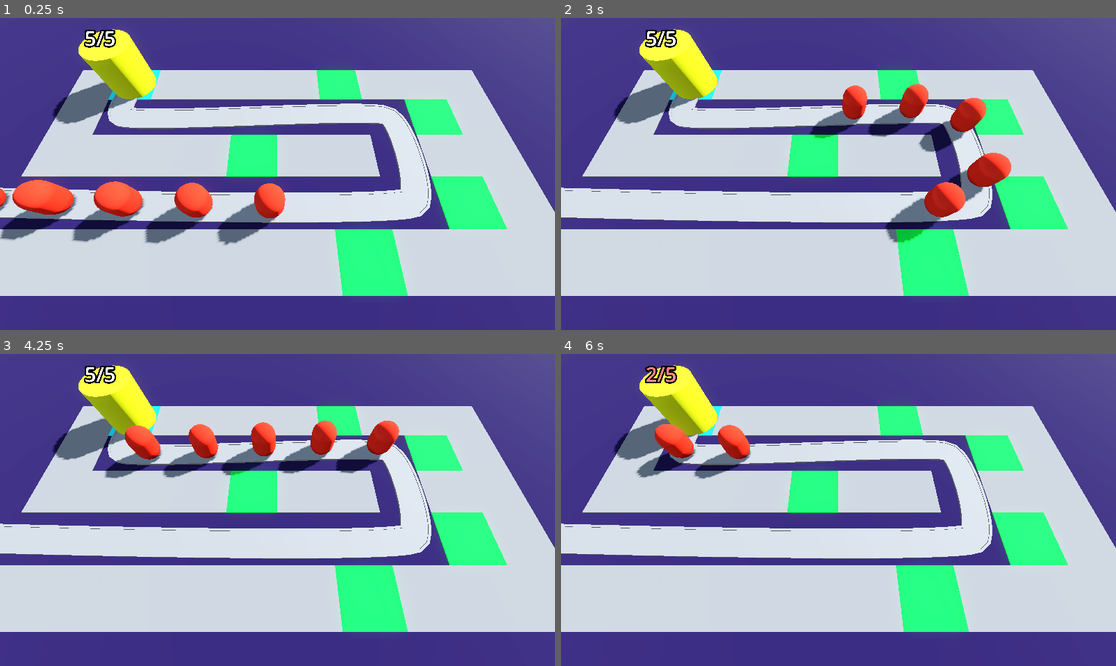
Above: before the commit, frames 1-4 (two rows, left to right).
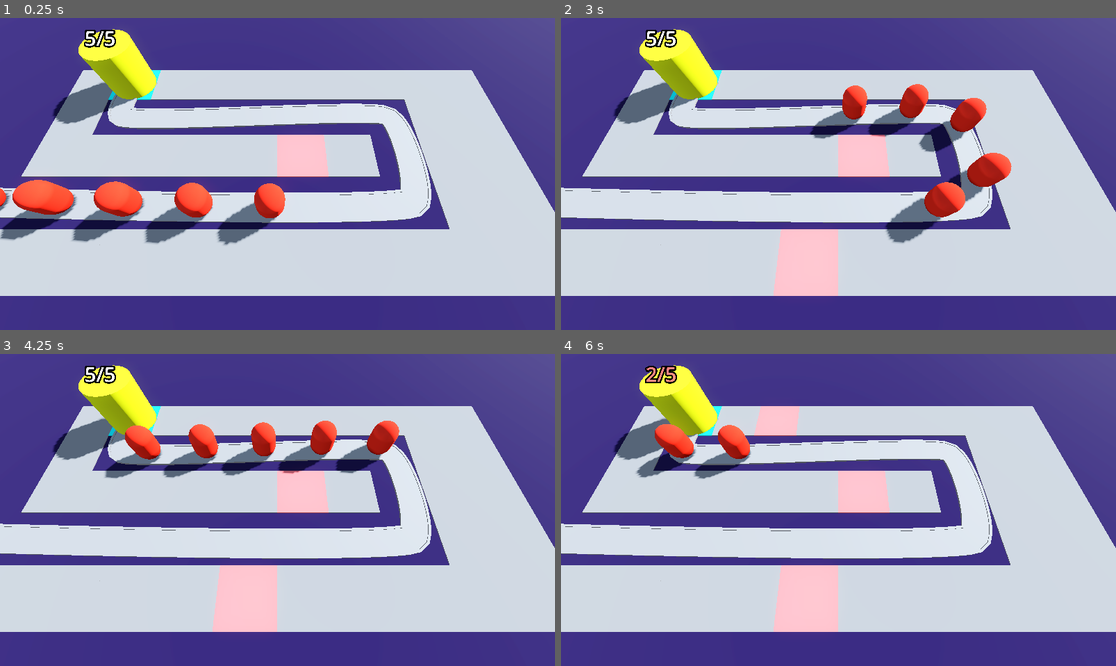
Above: after the commit, the same moments.

Repository: DrDuckson/Barbarian_Blaster
Game: Godot game, scene res://scenes/main.tscn
Same seed, same stepped clock (60 frames per second), same inputs: the game is played once before the commit and once after it.
Inputs (mouse positions are in pixels of both pictures, inside the frame that each line leads up to):
- Up to frame 1 (0.25 s): no input
- Up to frame 2 (3 s): move the mouse to (960, 158) at 0.52 s; move the mouse to (727, 189) at 1.27 s; move the mouse to (894, 105) at 2.02 s; move the mouse to (810, 236) at 2.77 s
- Up to frame 3 (4.25 s): move the mouse to (444, 556) at 3.52 s
- Up to frame 4 (6 s): move the mouse to (672, 463) at 4.27 s; move the mouse to (866, 510) at 5.02 s; move the mouse to (755, 432) at 5.77 s

The runs differ from the first frame. In frame 1, 8.0% of the frame differs, in the area x 40-92%, y 16-90%; in frame 2, 10%; in frame 3, 10%; in frame 4, 11%, in the area x 34-92%, y 16-90%.

Commit message:
Added cell highlighting to gridmap

Diff:
--- a/scenes/main.tscn
+++ b/scenes/main.tscn
@@ -44,14 +44,15 @@
 size = Vector3(100, 2, 100)
 material = SubResource("StandardMaterial3D_drrb0")
 
-[node name="RayPickerCamera" parent="." instance=ExtResource("2_8350t")]
+[node name="RayPickerCamera" parent="." node_paths=PackedStringArray("gridmap") instance=ExtResource("2_8350t")]
+gridmap = NodePath("../GridMap")
 
 [node name="GridMap" type="GridMap" parent="."]
 mesh_library = ExtResource("2_0n6nj")
 cell_size = Vector3(4, 4, 4)
 cell_center_y = false
 data = {
-"cells": PackedInt32Array(65535, 2, 0, 0, 2, 0, 0, 65534, 0, …(69 unchanged characters)… 3, 65534, 0, 65534, 65534, 0, 1, 65534, 2, 2, 65534, 0, 3, 65534, 0, 4, 65534, 0, 4, 0, 0, 4, 1, 0, 4, 2, 0, 3, 2, 0, 2, 2, 0, 1, 2, 2, 65534, 2, 0, 65533, 2, 0, 65532, 2, 0, 65531, 2, 0, 65531, 0, 0, 3, 65535, 2, 3, 0, 0, 3, 1, 2, 65532, 0, 0, 65533, 0, 0, 65534, 0, 0, 65535, 0, 2, 0, 0, 0, 1, 0, 0, 65535, 65534, 0)
+"cells": PackedInt32Array(65535, 2, 0, 0, 2, 0, 0, 65534, 0, …(69 unchanged characters)… 3, 65534, 0, 65534, 65534, 0, 1, 65534, 0, 2, 65534, 0, 3, 65534, 0, 4, 65534, 0, 4, 0, 0, 4, 1, 0, 4, 2, 0, 3, 2, 0, 2, 2, 0, 1, 2, 0, 65534, 2, 0, 65533, 2, 0, 65532, 2, 0, 65531, 2, 0, 65531, 0, 0, 3, 65535, 0, 3, 0, 0, 3, 1, 0, 65532, 0, 0, 65533, 0, 0, 65534, 0, 0, 65535, 0, 0, 0, 0, 0, 1, 0, 0, 65535, 65534, 0)
 }
 
 [node name="Path3D" type="Path3D" parent="."]
--- a/scripts/ray_picker_camera.gd
+++ b/scripts/ray_picker_camera.gd
@@ -1,5 +1,6 @@
 extends Camera3D
 
+@export var gridmap: GridMap
 @onready var ray_cast_3d: RayCast3D = $RayCast3D
 
 func _process(delta: float) -> void:
@@ -9,3 +10,9 @@
 
 	if ray_cast_3d.is_colliding():
 		var collider = ray_cast_3d.get_collider()
+		if collider is GridMap:
+			var collision_point = ray_cast_3d.get_collision_point()
+			var cell = gridmap.local_to_map(collision_point)
+			print(cell)
+			if gridmap.get_cell_item(cell) == 0:
+				gridmap.set_cell_item(cell, 3)
Not shown: 8 places in MeshLibraries/SpaceLibrary.tres that only renumber resources
